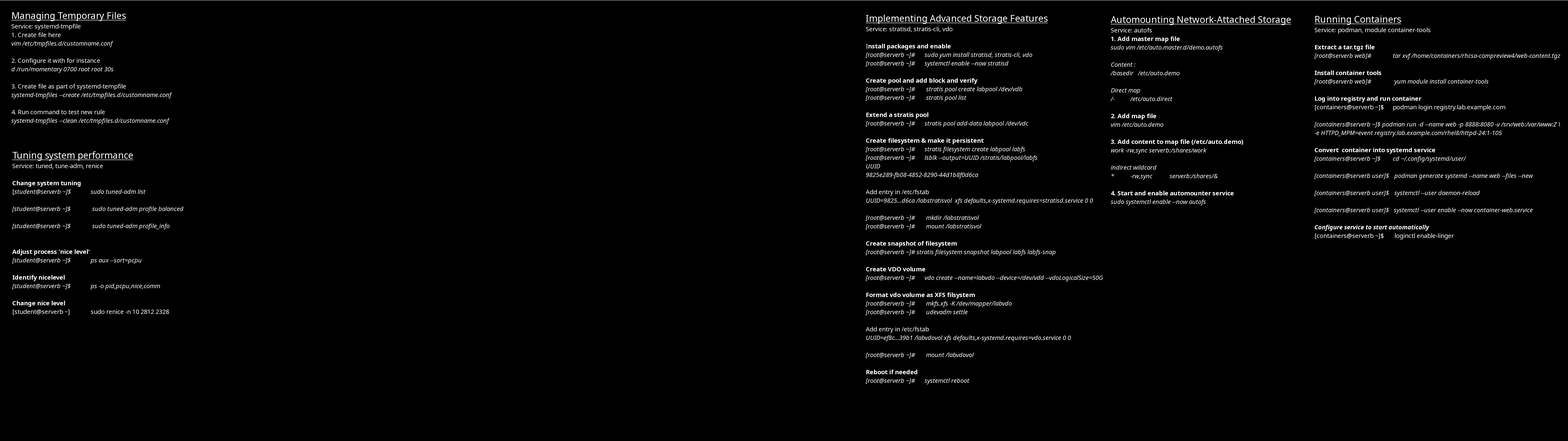
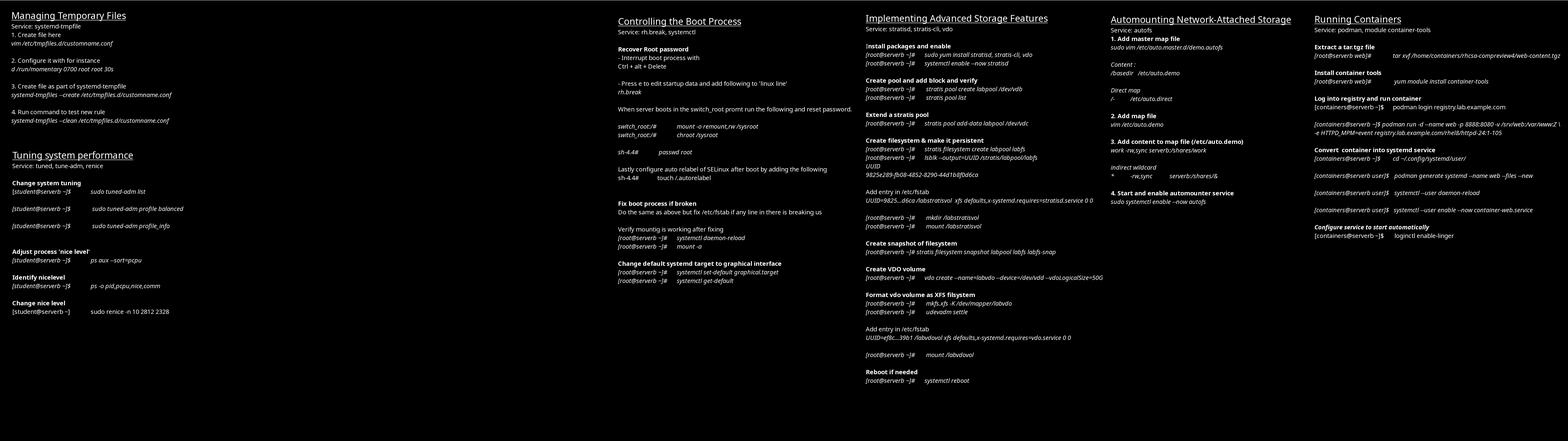
Two versions of the same layered image (1568 × 441). Layer-by-layer changes:
added layer "Advanced Storage Feature #1" above "Advanced Storage Feature" over [617, 17, 852, 285]
